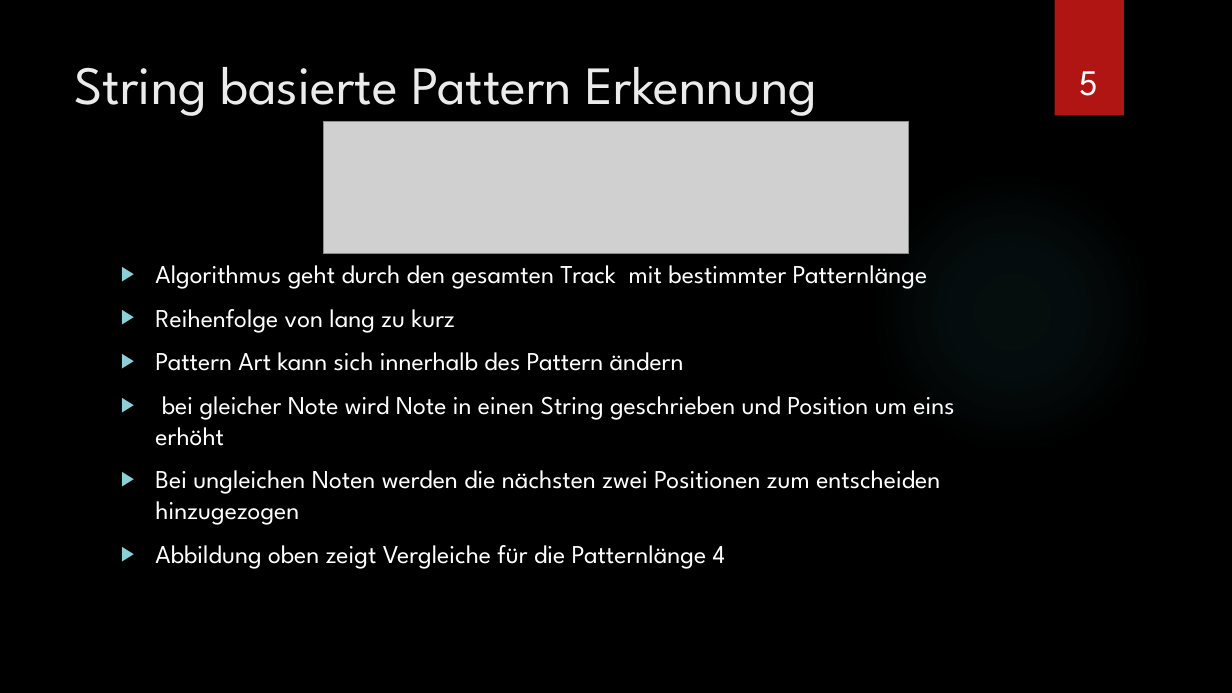
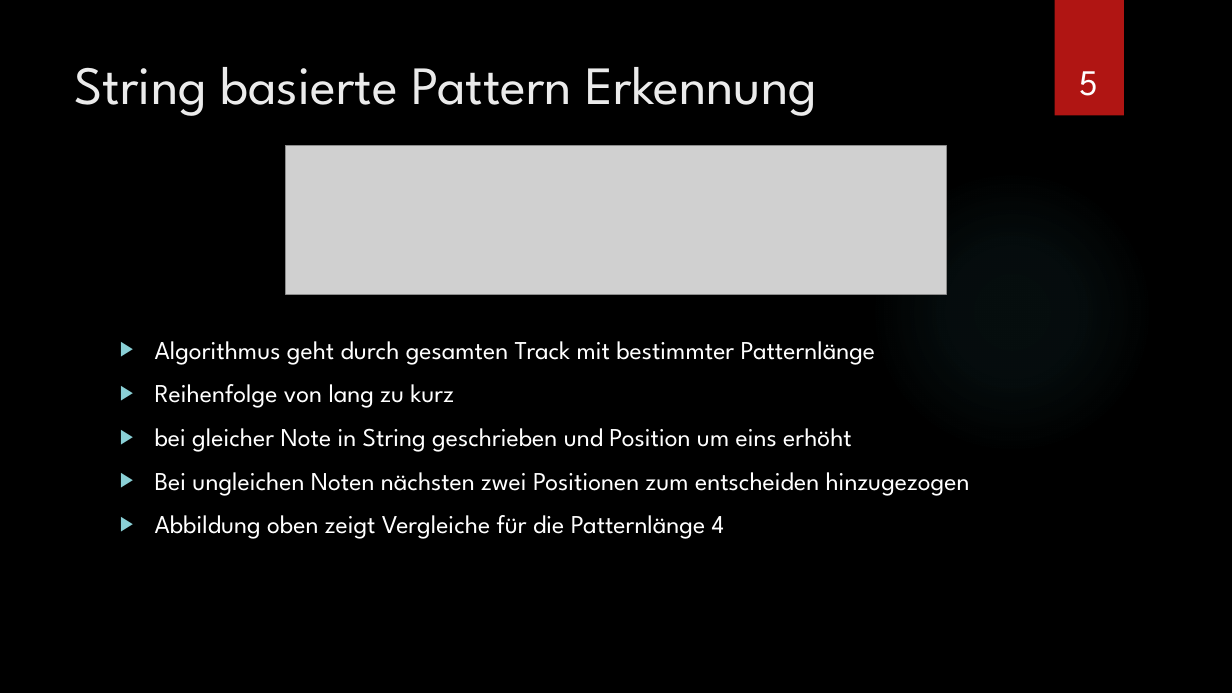
Before and after one commit to Hozeeben/Masterarbeit, a slide deck: slide 5 of Unterlagen/Masterseminar.pptx. Drawn at 1232x693 pixels with LibreOffice and Linux fonts; fonts in the diff are those of the drawing; grey boxes stand for pictures; background and template pictures are left out. Boxes give left, top, right and bottom in pixels: in the first picture for what was removed or moved away, otherwise in the second. Text is boxed around its words. In the diff, an @@ line names an element or a change of style, - is before the commit and + after.

Commit message:
Presentation Version 2

```diff
--- a/Unterlagen/Masterseminar.pptx
+++ b/Unterlagen/Masterseminar.pptx
@@ picture resized from (x1=323, y1=121, x2=909, y2=253) to (x1=286, y1=146, x2=945, y2=295) @@
@@ text "Algorithmus geht durch gesamten Track ..." moved from (x1=155, y1=265, x2=954, y2=569) to (x1=155, y1=341, x2=970, y2=539) @@
@@ text at (x1=155, y1=341, x2=876, y2=365): text changed @@
-▶ Algorithmus geht durch den gesamten Track mit bestimmter Patternlänge
+▶ Algorithmus geht durch gesamten Track mit bestimmter Patternlänge
@@ text at (x1=155, y1=428, x2=970, y2=496): text changed @@
-▶ Pattern Art kann sich innerhalb des Pattern ändern
-▶ bei gleicher Note wird Note in einen String geschrieben und Position um eins erhöht
-▶ Bei ungleichen Noten werden die nächsten zwei Positionen zum entscheiden hinzugezogen
+▶ bei gleicher Note in String geschrieben und Position um eins erhöht
+▶ Bei ungleichen Noten nächsten zwei Positionen zum entscheiden hinzugezogen
```
Also in this commit, not shown: 13 other slides changed, 1 slide removed.
